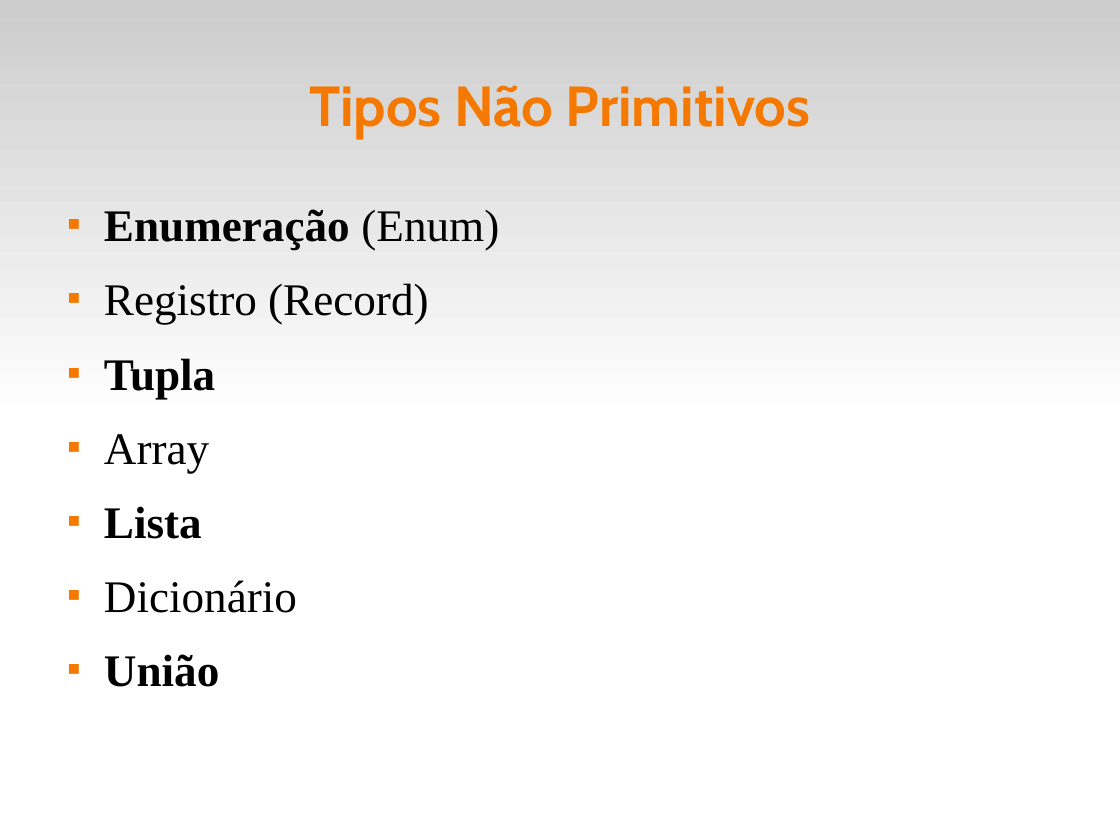
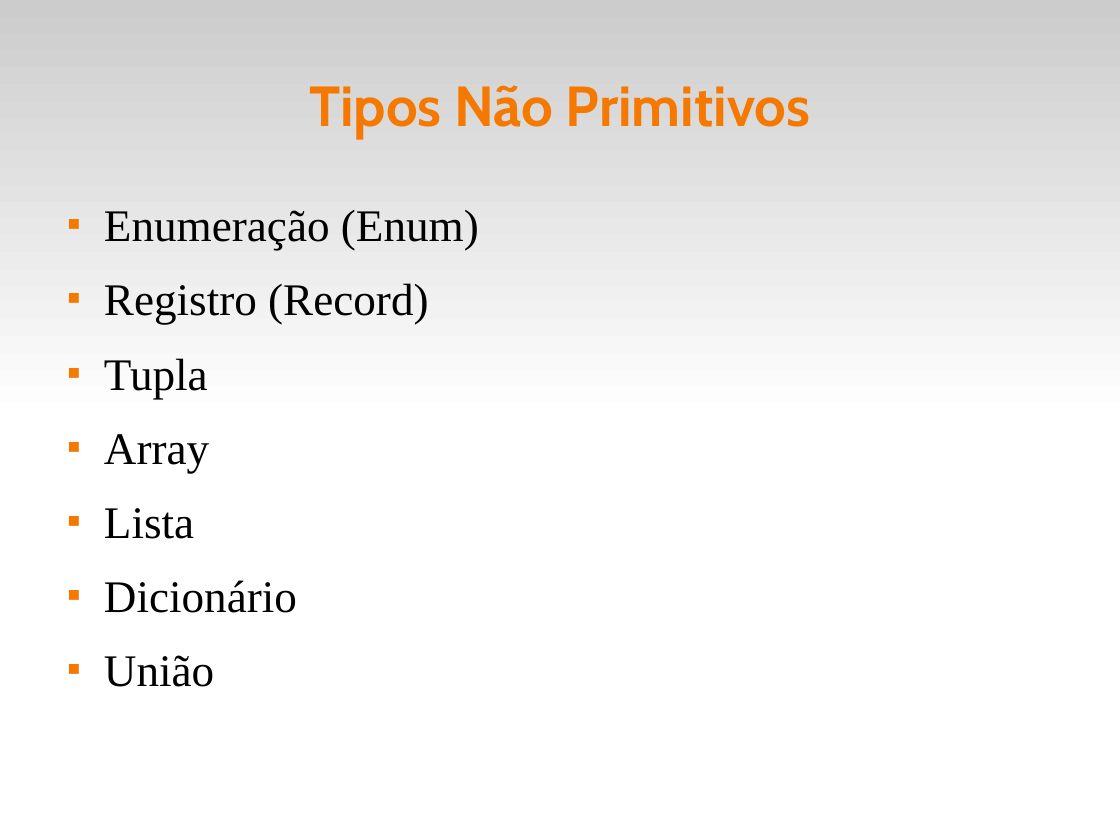
Before and after one commit to fsantanna-uerj/EDL, a slide deck: slide 13 of slides/edl-05-data.odp. Drawn at 1120x840 pixels with LibreOffice and Linux fonts; fonts in the diff are those of the drawing. Boxes give left, top, right and bottom in pixels: in the first picture for what was removed or moved away, otherwise in the second. Text is boxed around its words. In the diff, an @@ line names an element or a change of style, - is before the commit and + after.

```diff
--- a/slides/edl-05-data.odp
+++ b/slides/edl-05-data.odp
@@ text at [104,210,479,687]: bold off in "Enumeração", "Tupla", "Lista", "União" @@
```
Also in this commit, not shown: 1 other slide changed, 8 other files.
